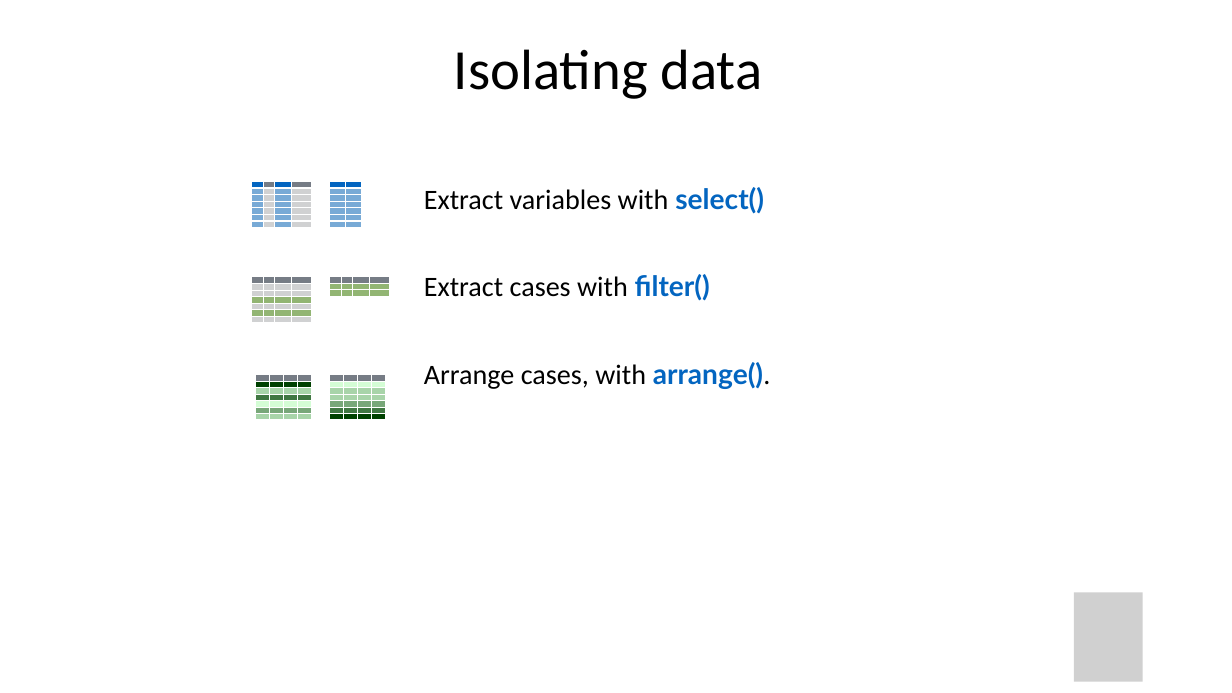
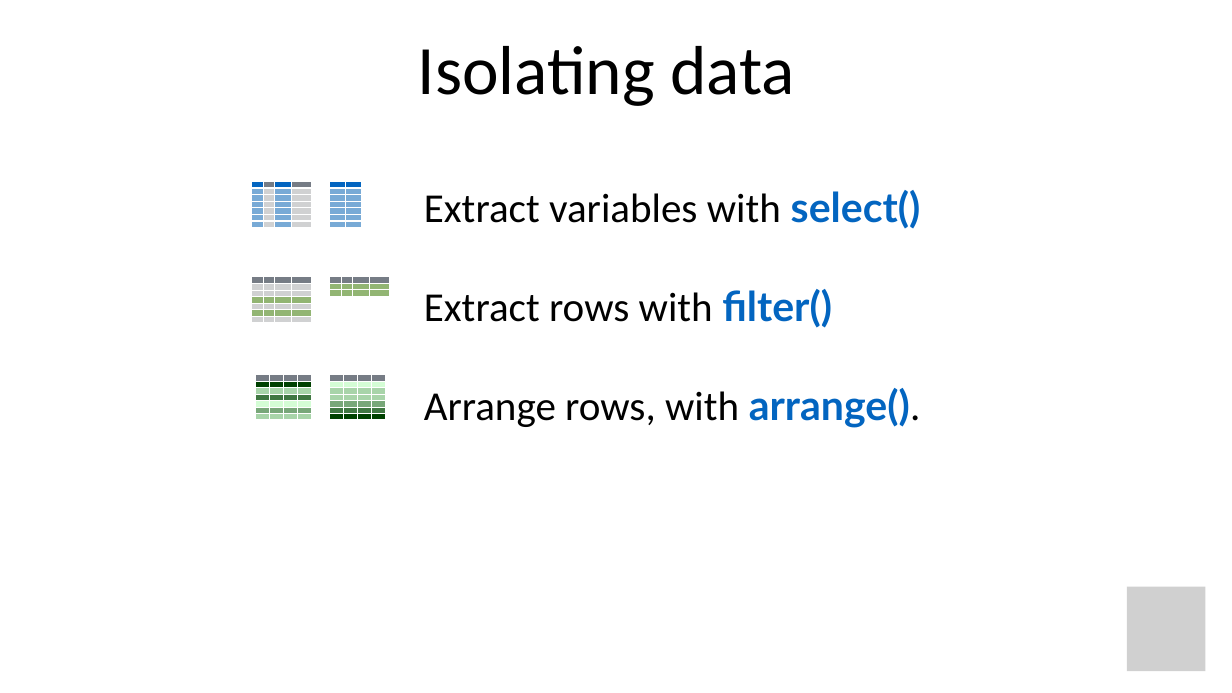
Before and after one commit to amromeo/api_r2020, a slide deck: slide 12 of 03 - Transform.pptx. Drawn at 1232x693 pixels with LibreOffice and Linux fonts; fonts in the diff are those of the drawing; grey boxes stand for pictures; background and template pictures are left out. Boxes give left, top, right and bottom in pixels: in the first picture for what was removed or moved away, otherwise in the second. Text is boxed around its words. In the diff, an @@ line names an element or a change of style, - is before the commit and + after.

Commit message:
select changes

```diff
--- a/03 - Transform.pptx
+++ b/03 - Transform.pptx
@@ title "Isolating data" moved from (x1=454, y1=49, x2=763, y2=99) to (x1=418, y1=46, x2=794, y2=106) @@
@@ title "Isolating data" at (x1=418, y1=46, x2=794, y2=106): size 44.2 to 54 pt @@
@@ text at (x1=424, y1=190, x2=921, y2=229): size 22 to 32 pt in "Extract variables with select()" @@
@@ text at (x1=424, y1=289, x2=921, y2=428): text changed; size 22 to 32 pt @@
-Extract cases with filter()
-Arrange cases, with arrange().
+Extract rows with filter()
+Arrange rows, with arrange().
@@ picture resized from (x1=1074, y1=592, x2=1142, y2=682) to (x1=1128, y1=587, x2=1206, y2=671) @@
```
Also in this commit, not shown: 24 other slides changed, 1 slide added, 1 other file.
